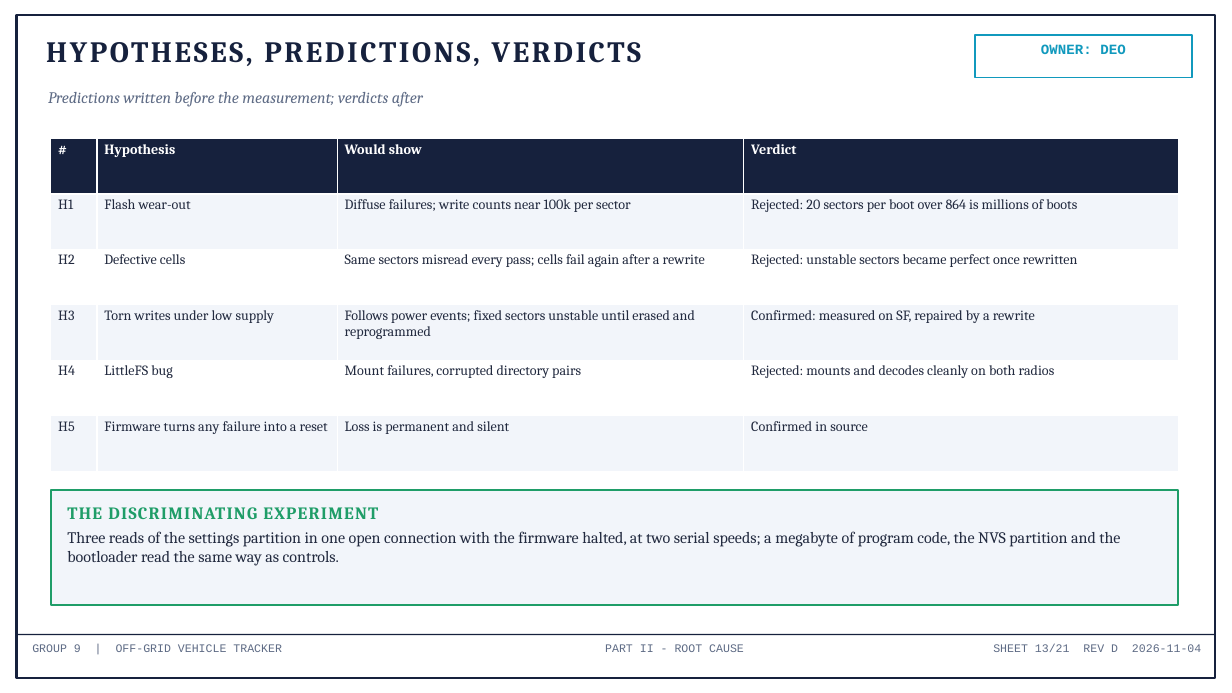
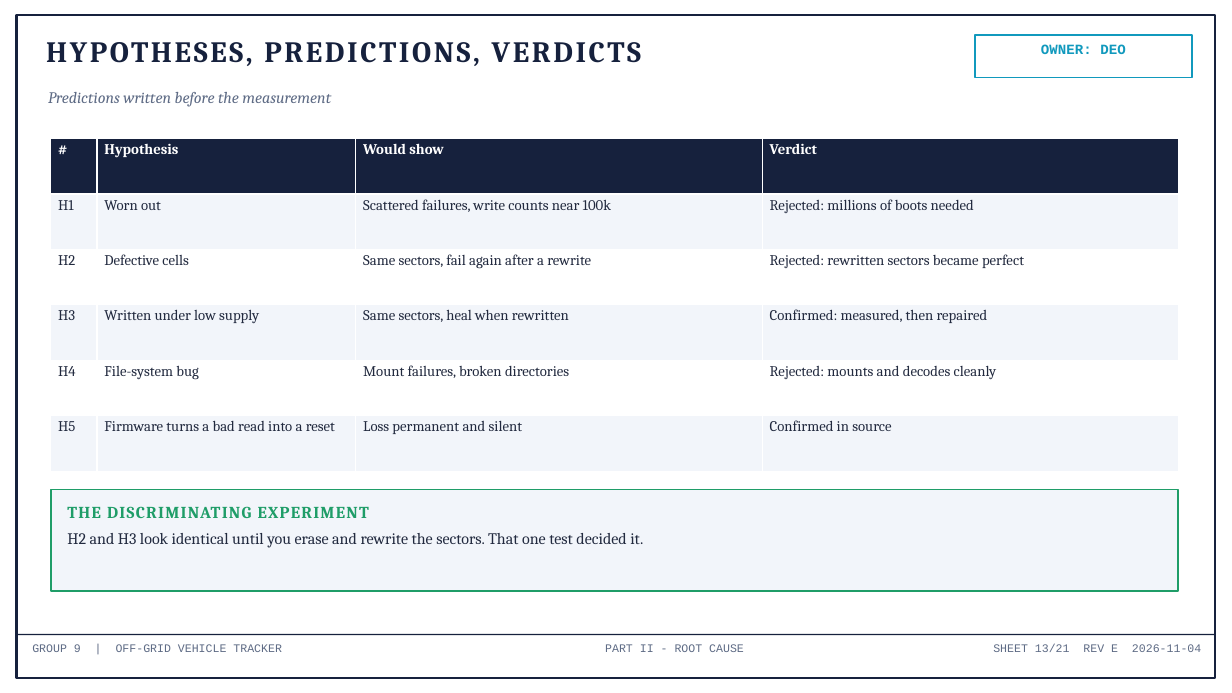
Before and after one commit to deosgracius/offgrid-vehicle-tracker, a slide deck: slide 13 of docs/presentations/Group9_Presentation.pptx. Drawn at 1232x693 pixels with LibreOffice and Linux fonts; fonts in the diff are those of the drawing. Boxes give left, top, right and bottom in pixels: in the first picture for what was removed or moved away, otherwise in the second. Text is boxed around its words. In the diff, an @@ line names an element or a change of style, - is before the commit and + after.

```diff
--- a/docs/presentations/Group9_Presentation.pptx
+++ b/docs/presentations/Group9_Presentation.pptx
@@ text at box(48, 92, 331, 107): text changed @@
-Predictions written before the measurement; verdicts after
+Predictions written before the measurement
@@ table at box(51, 139, 1178, 471) @@
-row 2: H1 | Flash wear-out | Diffuse failures; write counts near 100k per sector | Rejected: 20 sectors per boot over 864 is millions of boots
+row 2: H1 | Worn out | Scattered failures, write counts near 100k | Rejected: millions of boots needed
-row 3, column 3: Same sectors misread every pass; cells fail again after a rewrite
+row 3, column 3: Same sectors, fail again after a rewrite
-row 3, column 4: Rejected: unstable sectors became perfect once rewritten
+row 3, column 4: Rejected: rewritten sectors became perfect
-row 4: H3 | Torn writes under low supply | Follows power events; fixed sectors unstable until erased and reprogrammed | Confirmed: measured on SF, repaired by a rewrite
+row 4: H3 | Written under low supply | Same sectors, heal when rewritten | Confirmed: measured, then repaired
-row 5: H4 | LittleFS bug | Mount failures, corrupted directory pairs | Rejected: mounts and decodes cleanly on both radios
+row 5: H4 | File-system bug | Mount failures, broken directories | Rejected: mounts and decodes cleanly
-row 6, column 2: Firmware turns any failure into a reset
+row 6, column 2: Firmware turns a bad read into a reset
-row 6, column 3: Loss is permanent and silent
+row 6, column 3: Loss permanent and silent
@@ size 11 to 11.5 pt in "#", "Hypothesis", "Would show", "Verdict" and 7 more places @@
@@ rectangle: place and size @@
-rectangle at box(51, 490, 1178, 605)
+rectangle at box(51, 490, 1178, 592)
@@ text at box(67, 506, 369, 518): size 13.5 to 13 pt in "THE DISCRIMINATING EXPERIMENT" @@
@@ text at box(67, 533, 643, 548): text changed @@
-Three reads of the settings partition in one open connection with the firmware halted, at two serial speeds; a megabyte of program code, the NVS partition and the bootloader read the same way as controls.
+H2 and H3 look identical until you erase and rewrite the sectors. That one test decided it.
@@ text at box(993, 644, 1201, 652): text changed @@
-SHEET 13/21 REV D 2026-11-04
+SHEET 13/21 REV E 2026-11-04
```
Also in this commit, not shown: 20 other slides changed, 24 other files.
